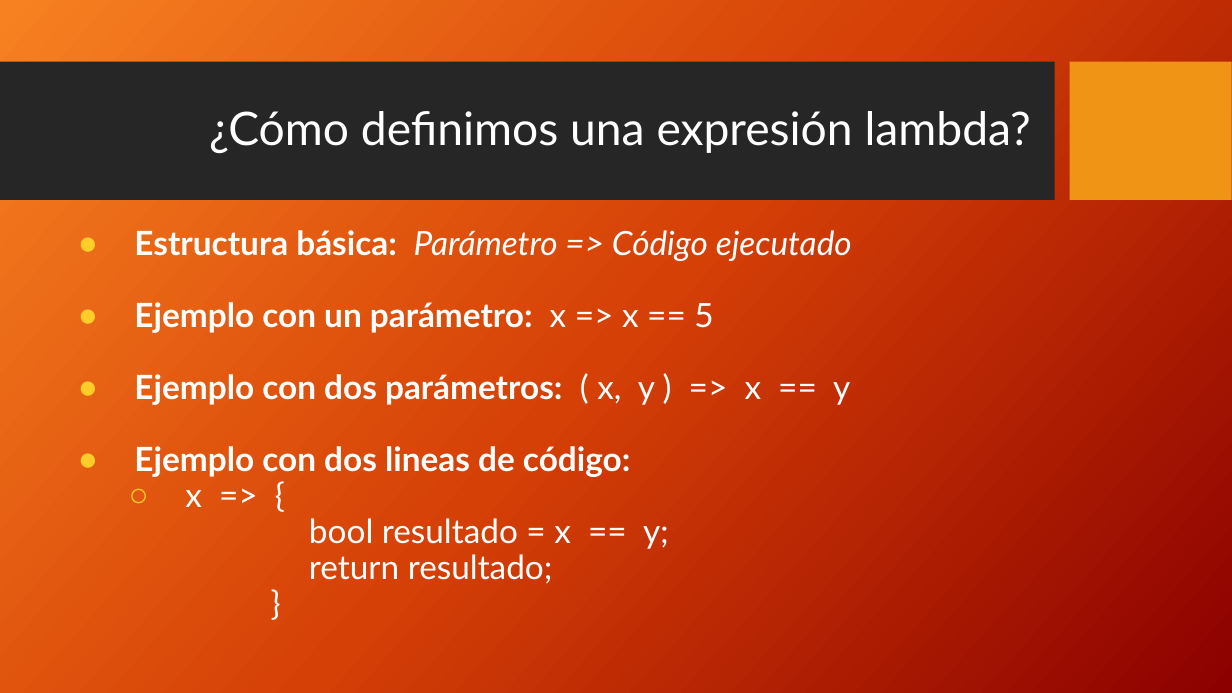
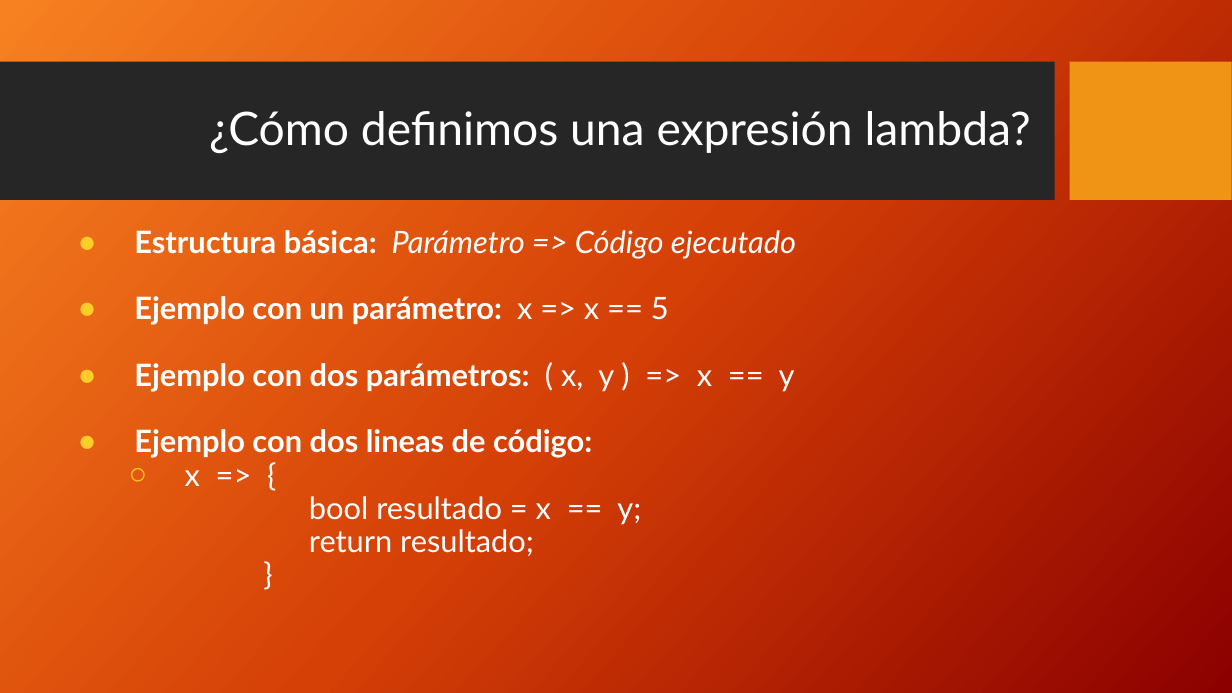
Before and after one commit to FedeDavila1984/utn_prog_y_lab_II, a slide deck: slide 11 of PPTs/Programación y Laboratorio II- LinQ.pptx. Drawn at 1232x693 pixels with LibreOffice and Linux fonts; fonts in the diff are those of the drawing; background and template pictures are left out. Boxes give left, top, right and bottom in pixels: in the first picture for what was removed or moved away, otherwise in the second. Text is boxed around its words. In the diff, an @@ line names an element or a change of style, - is before the commit and + after.

```diff
--- a/PPTs/Programación y Laboratorio II- LinQ.pptx
+++ b/PPTs/Programación y Laboratorio II- LinQ.pptx
@@ text "Estructura básica: Parámetro => Código ..." at (134, 230, 796, 556): size 26 to 24 pt @@
```
Also in this commit, not shown: 1 other slide changed, 24 other files.
